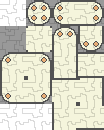
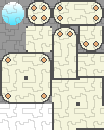
Two versions of the same layered image (104×130). Layer-by-layer changes:
painted on "Ebene #1" over 0, 0, 26, 26
